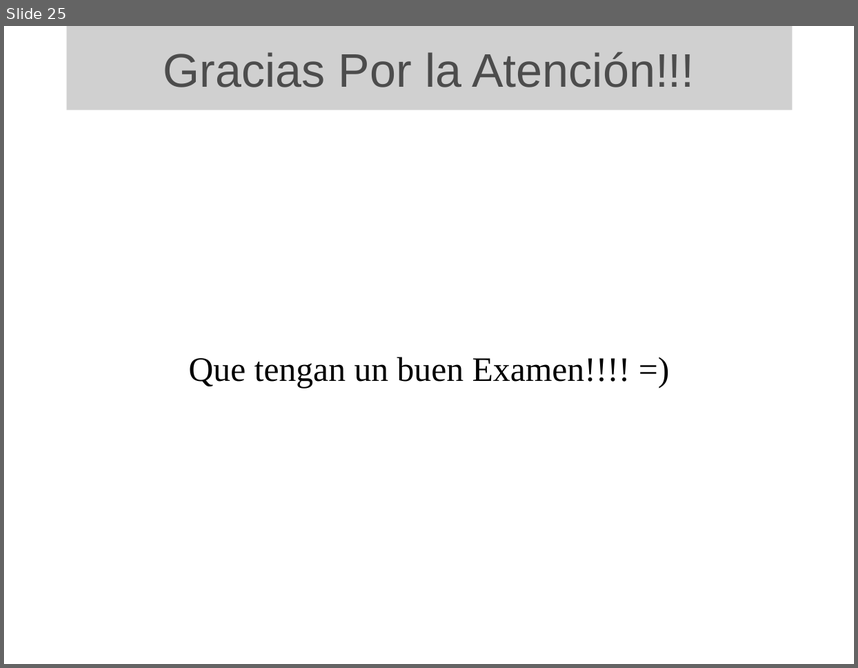
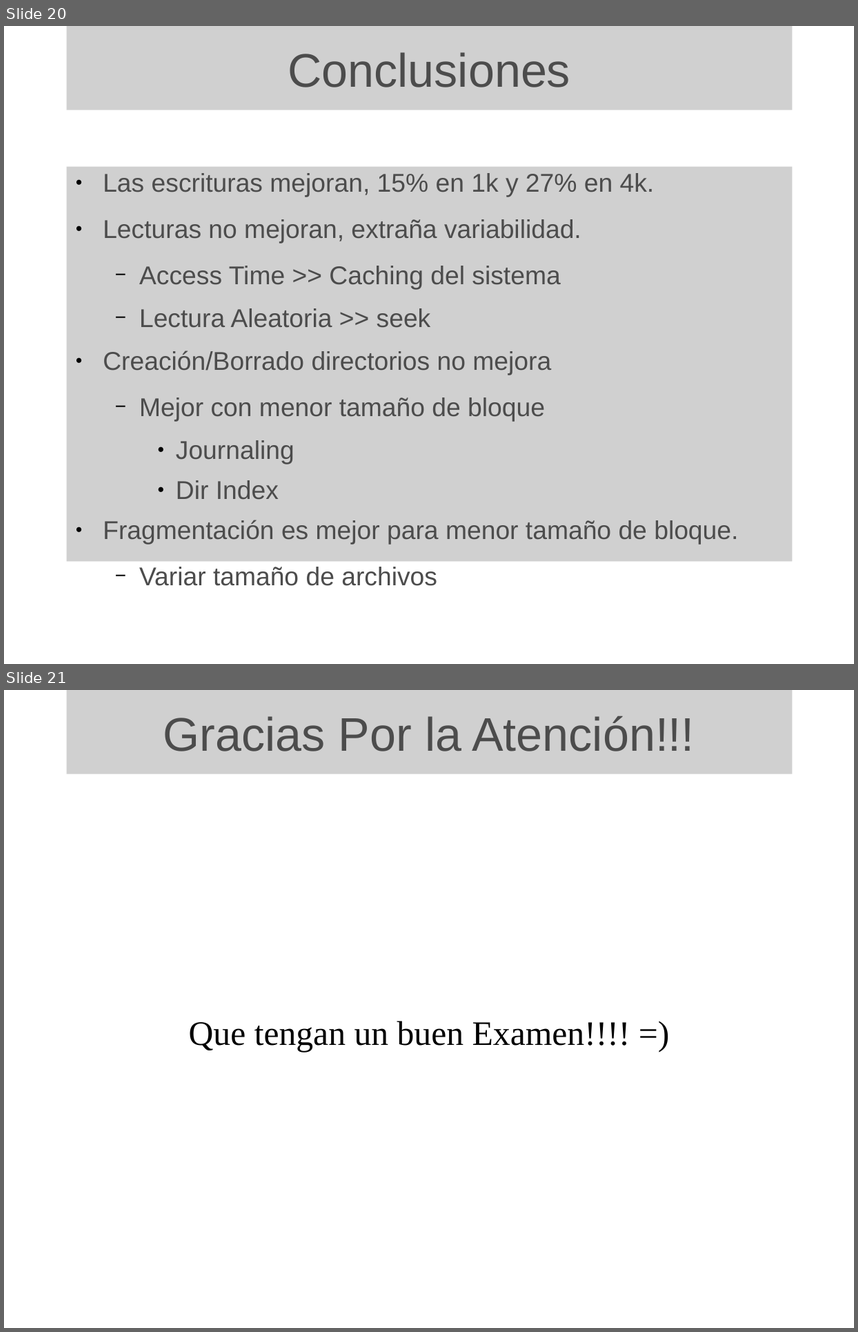
Before and after one commit to ghuttemann/ext3bench, a slide deck: src/presentacion/evaluacion-ext3 v2.odp. Shown one above the other, each under a label of ours: slide 25 before the commit, slides 20 and 21 after it. The pictures are 858x668 and 858x1332 pixels, drawn with LibreOffice and Linux fonts; fonts in the diff are those of the drawing; grey boxes stand for pictures; background and template pictures are left out. Boxes give left, top, right and bottom in pixels: in the first picture for what was removed or moved away, otherwise in the second. Text is boxed around its words. In the diff, an @@ line names an element or a change of style, - is before the commit and + after.

```diff
--- a/src/presentacion/evaluacion-ext3 v2.odp
+++ b/src/presentacion/evaluacion-ext3 v2.odp
@@ slide 20 added at [4, 26, 854, 664], background picture (left out) @@
@@ picture added at [67, 26, 793, 110], 44 pt, text #4C4C4C @@
+Conclusiones
@@ picture added at [67, 166, 793, 568], 24 pt, text #4C4C4C @@
+● Las escrituras mejoran, 15% en 1k y 27% en 4k.
+● Lecturas no mejoran, extraña variabilidad.
+  − Access Time >> Caching del sistema
+  − Lectura Aleatoria >> seek
+● Creación/Borrado directorios no mejora
+  − Mejor con menor tamaño de bloque
+    ● Journaling
+    ● Dir Index
+● Fragmentación es mejor para menor tamaño de bloque.
+  − Variar tamaño de archivos
@@ what was slide 25 is now slide 21 @@
```
Also in this commit, not shown: 3 slides changed, 5 slides removed.
